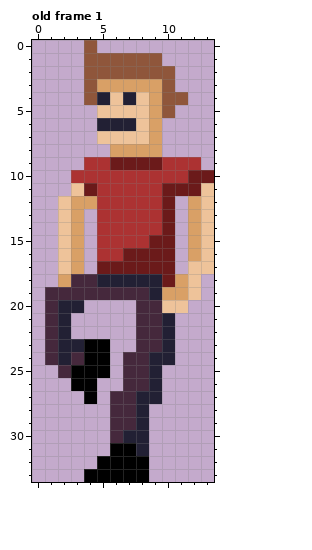
File history of a pixel-art file, assets/images/ase/titus.aseprite. The picture above was drawn from the file before the commit.
14x34 pixels, 7 frames. Shown: old frame 1. The commit also changed other frames, which this record leaves out.
After the commit:
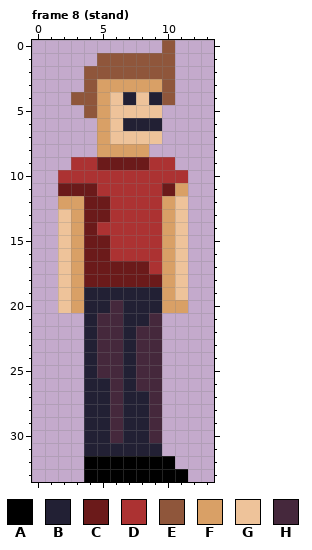
Palette (. is transparent): A #000000  B #222034  C #6b1a1a  D #ac3232  E #8f563b  F #d9a066  G #eec39a  H #45283c
A new or re-ordered frame is compared with the old frame closest to it.
Diff:
frames 7 -> 12
Changed rows in their new state; - is an unchanged pixel.
Frame 8 (stand) is new; against old frame 1:
first column x 1:
 0 ---.-----E---
 1 ---.-----E---
 4 --E-F---B-.--
 5 ---EF---G.---
 6 ----FG-BB----
 7 ----F---G----
 8 ----F---.----
 9 --D-C---D-..-
10 -D---------..
11 -CC-------F..
12 -F-CC----FG..
13 ---CC----FG..
14 ---C-----FG..
15 ---CC---DFG..
16 ---CC-DDDFG..
17 ---C----DFG..
18 -GFCCCCCCFG.-
19 .GFBBBBB--G.-
20 .GFBBHBBBFF--
21 ..-BHHBB-.---
22 ..-BHHB--.---
23 ...BHHB--.---
24 ...BHHB-H.---
25 -..BHHB-H----
26 --.BBHB-H----
27 ---BB-B-H----
28 ---BB-B-H----
29 ---BB-B-H----
30 ---BB---H----
31 ---BBBB-B----
32 ---A----AA---
33 --------AAA--
Boxes around the changes in both pictures, in picture pixels (x1, y1, x2, y2):
changed: (45, 40, 214, 482)
